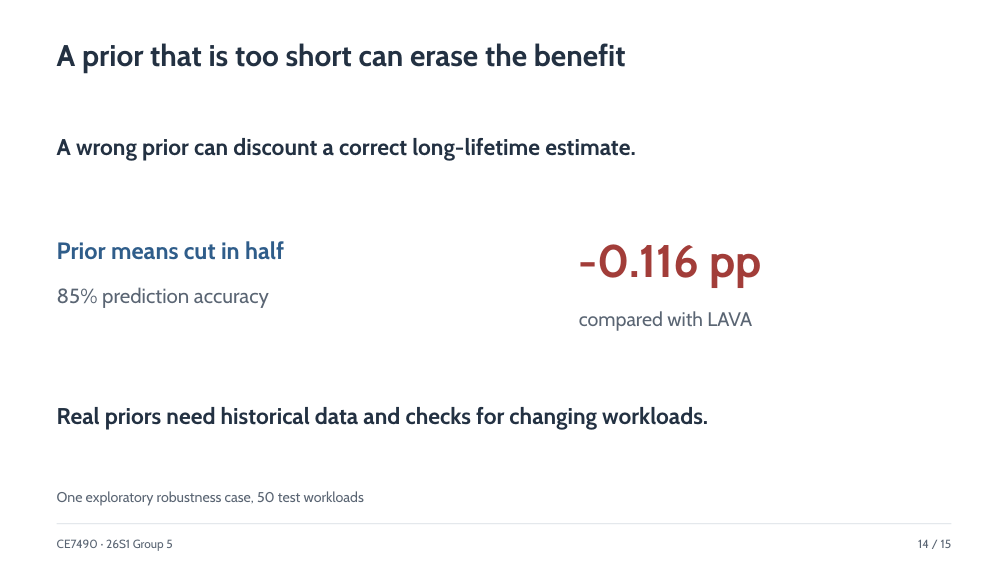
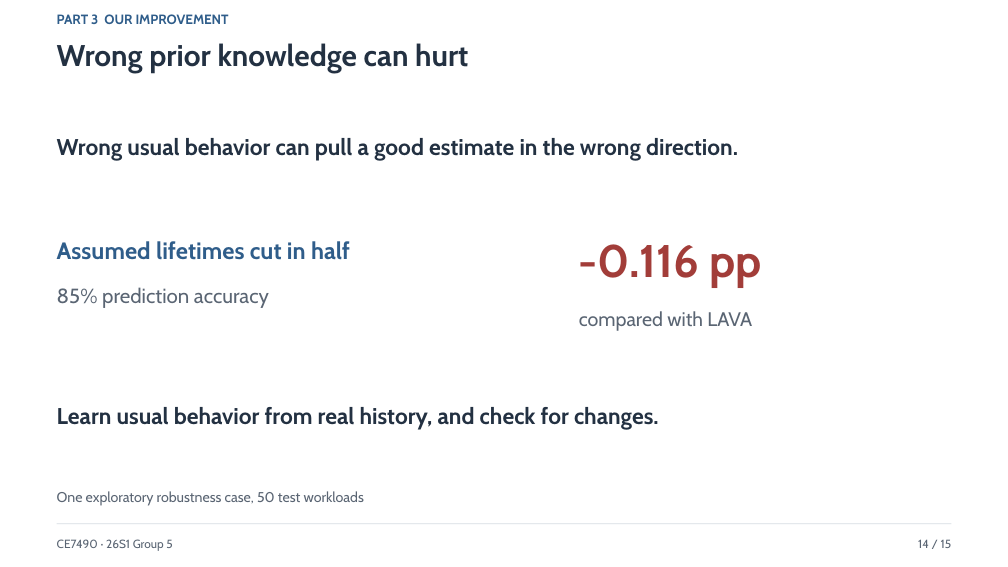
Before and after one commit to xxxmian/CE7490-P2_Revisiting_LAVA, a slide deck: slide 14 of Revisiting_Lifetime_Aware_VM_Allocation_Presentation_v4.pptx. Drawn at 1008x567 pixels with LibreOffice and Linux fonts; fonts in the diff are those of the drawing. Boxes give left, top, right and bottom in pixels: in the first picture for what was removed or moved away, otherwise in the second. Text is boxed around its words. In the diff, an @@ line names an element or a change of style, - is before the commit and + after.

```diff
--- a/Revisiting_Lifetime_Aware_VM_Allocation_Presentation_v4.pptx
+++ b/Revisiting_Lifetime_Aware_VM_Allocation_Presentation_v4.pptx
@@ text added at <box>57,14,229,24</box>, 12.8 pt, text #2F5D8A, bold @@
+PART 3 OUR IMPROVEMENT
@@ text at <box>57,43,468,72</box>: text changed @@
-A prior that is too short can erase the benefit
+Wrong prior knowledge can hurt
@@ text at <box>57,138,738,161</box>: text changed @@
-A wrong prior can discount a correct long-lifetime estimate.
+Wrong usual behavior can pull a good estimate in the wrong direction.
@@ text at <box>57,241,350,260</box>: text changed @@
-Prior means cut in half
+Assumed lifetimes cut in half
@@ text at <box>57,407,659,430</box>: text changed @@
-Real priors need historical data and checks for changing workloads.
+Learn usual behavior from real history, and check for changes.
```
Also in this commit, not shown: 12 other slides changed, 2 slides added, 2 slides removed, 6 other files.
